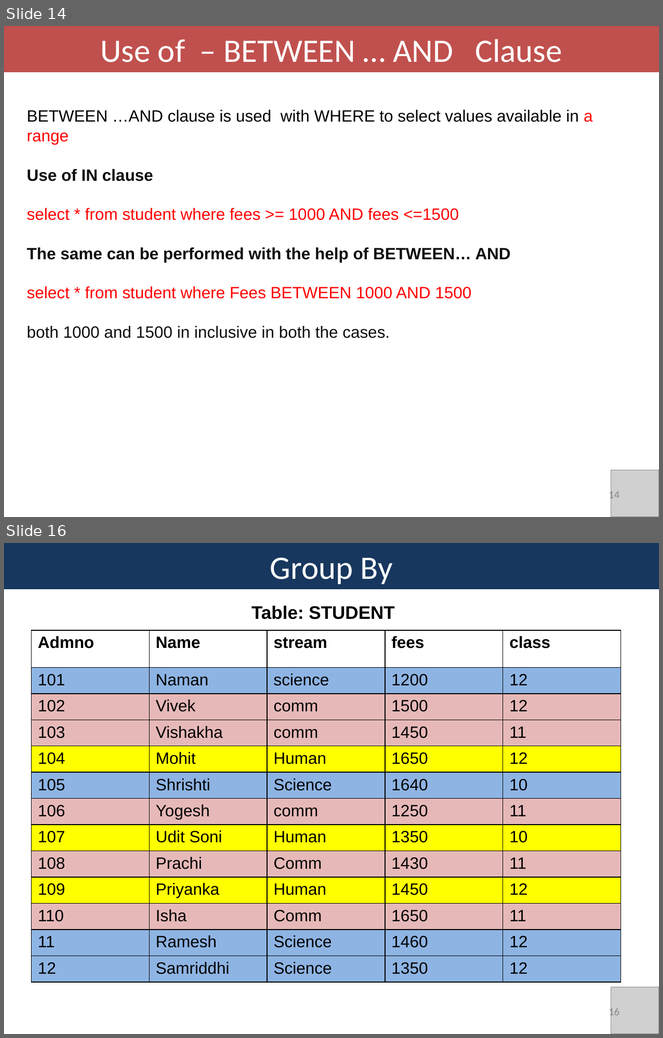
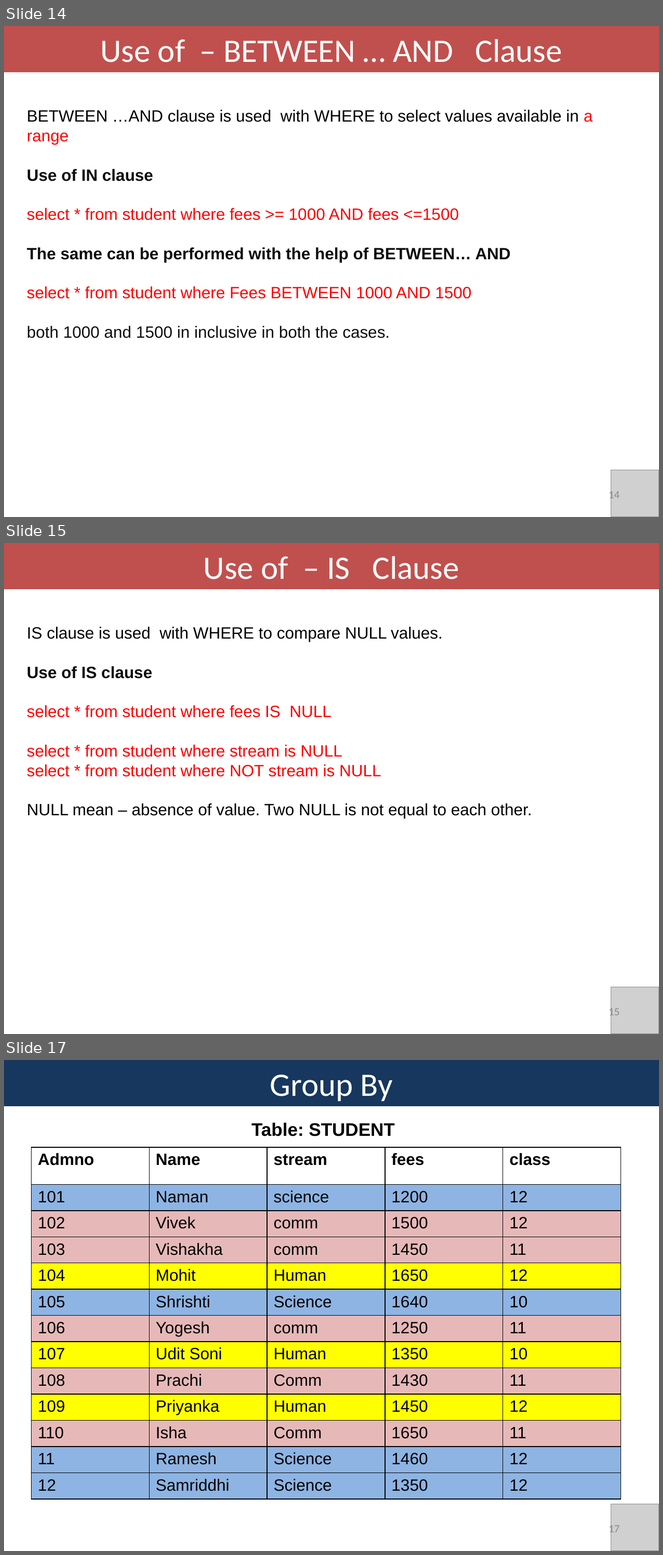
Before and after one commit to davcpscn/XI, a slide deck: Presentations/SQL.pptx. Shown one above the other, each under a label of ours: slides 14 and 16 before the commit, slides 14, 15 and 17 after it; the slides between them are not shown. The pictures are 663x1038 and 663x1555 pixels, drawn with LibreOffice and Linux fonts; fonts in the diff are those of the drawing; grey boxes stand for pictures. Boxes give left, top, right and bottom in pixels: in the first picture for what was removed or moved away, otherwise in the second. Text is boxed around its words. In the diff, an @@ line names an element or a change of style, - is before the commit and + after.

```diff
--- a/Presentations/SQL.pptx
+++ b/Presentations/SQL.pptx
@@ slide 15 added at <box>4,543,659,1034</box>, background #FFFFFF @@
@@ rectangle added at <box>4,543,659,589</box>, fill #C0504D, 36 pt, text #FFFFFF @@
+Use of – IS Clause
@@ text added at <box>27,627,532,819</box>, 18 pt, text #FF0000 @@
+IS clause is used with WHERE to compare NULL values.
+Use of IS clause
+select * from student where fees IS NULL
+select * from student where stream is NULL
+select * from student where NOT stream is NULL
+NULL mean – absence of value. Two NULL is not equal to each other.
@@ picture added at <box>611,987,659,1034</box> @@
@@ page number added at <box>609,1006,620,1019</box>, 12 pt, text #8C8C8C @@
+15
@@ what was slide 16 is now slide 17 @@
@@ page number at <box>609,1523,620,1536</box>: text changed @@
-16
+17
```
Also in this commit, not shown: 1 slide changed, 4 other slides added, 4 other files.
